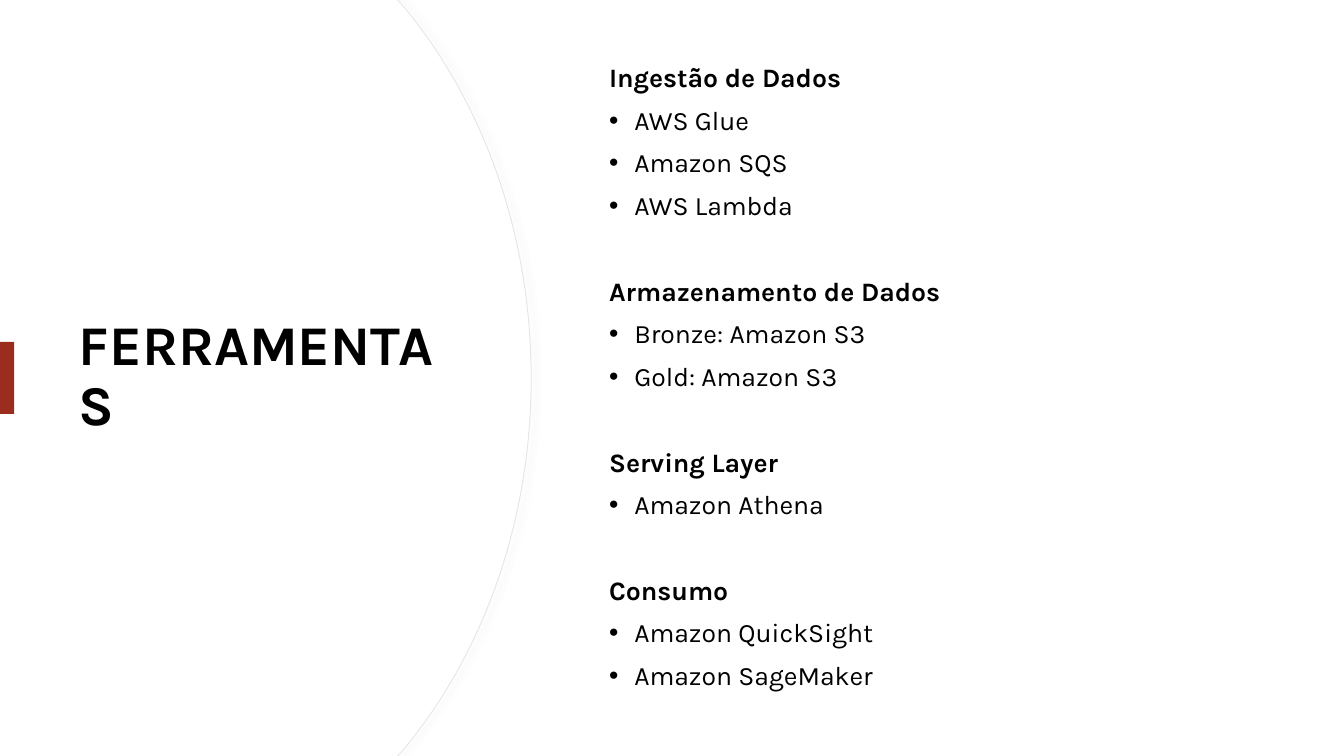
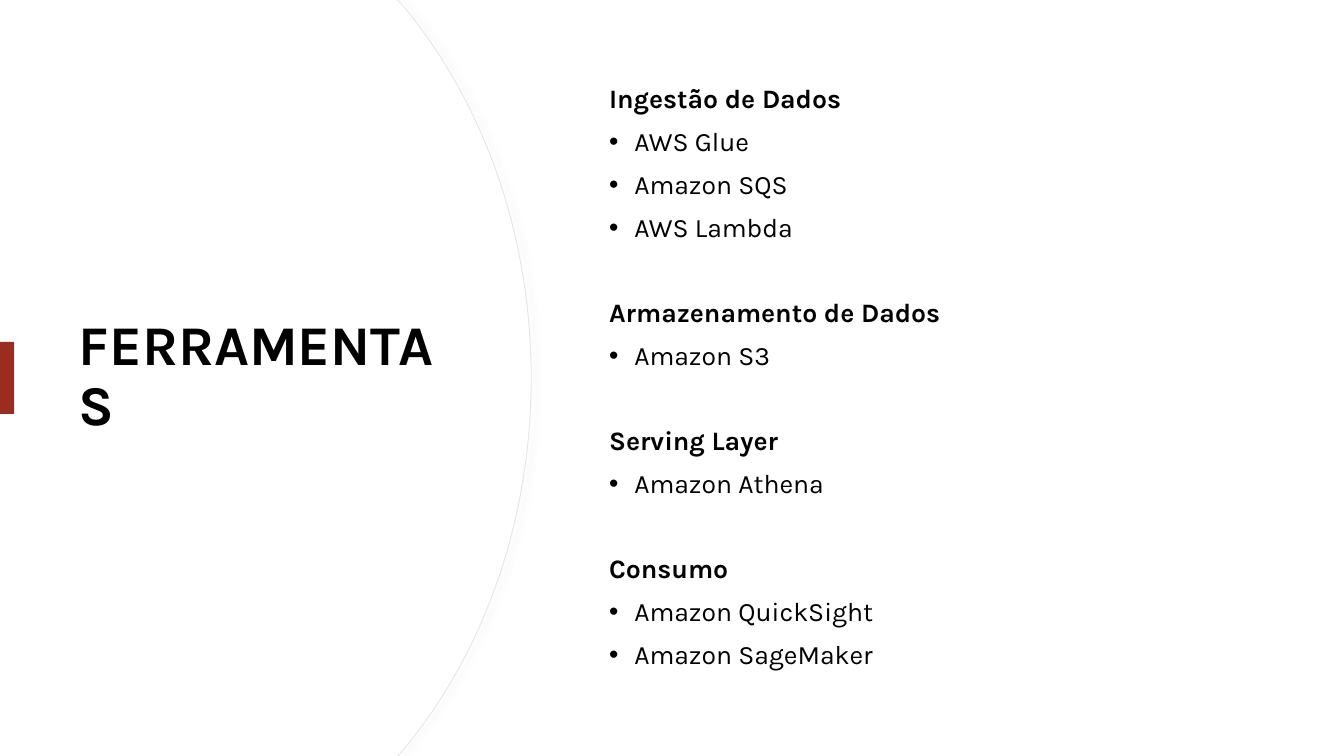
Before and after one commit to Luanferrazzo/HandsOnEngdeDados, a slide deck: slide 10 of Apresentação/SALES TECH.pptx (slide 11 before the commit). Drawn at 1344x756 pixels with LibreOffice and Linux fonts; fonts in the diff are those of the drawing. Boxes give left, top, right and bottom in pixels: in the first picture for what was removed or moved away, otherwise in the second. Text is boxed around its words. In the diff, an @@ line names an element or a change of style, - is before the commit and + after.

```diff
--- a/Apresentação/SALES TECH.pptx
+++ b/Apresentação/SALES TECH.pptx
@@ text at [634,348,770,366]: text changed @@
-• Bronze: Amazon S3
-• Gold: Amazon S3
+• Amazon S3
```
Also in this commit, not shown: 2 other slides changed, 1 slide removed.
